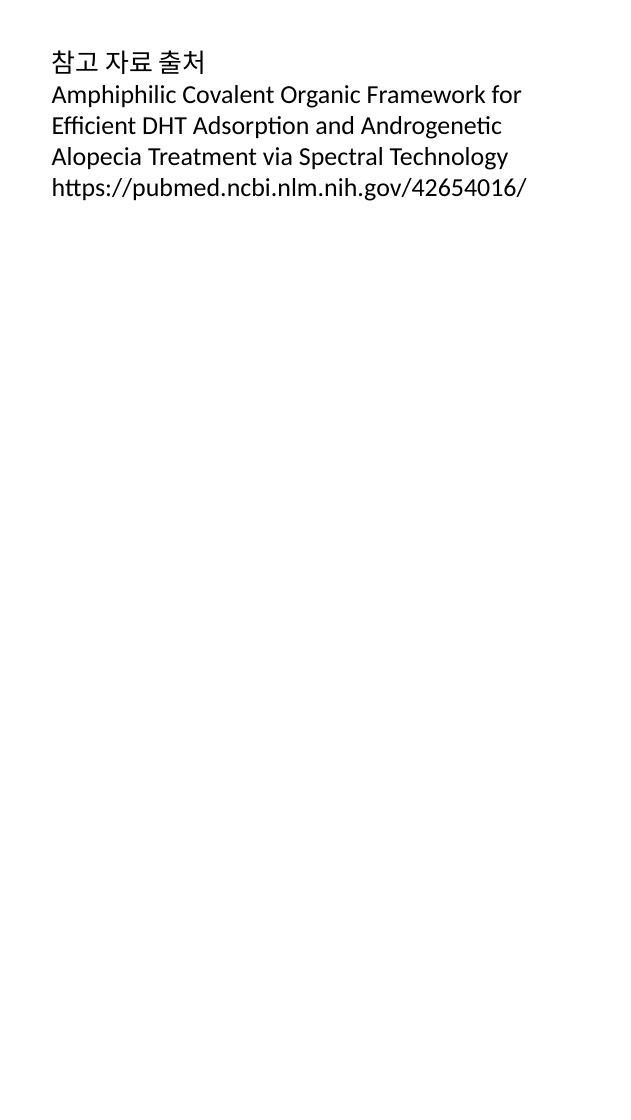
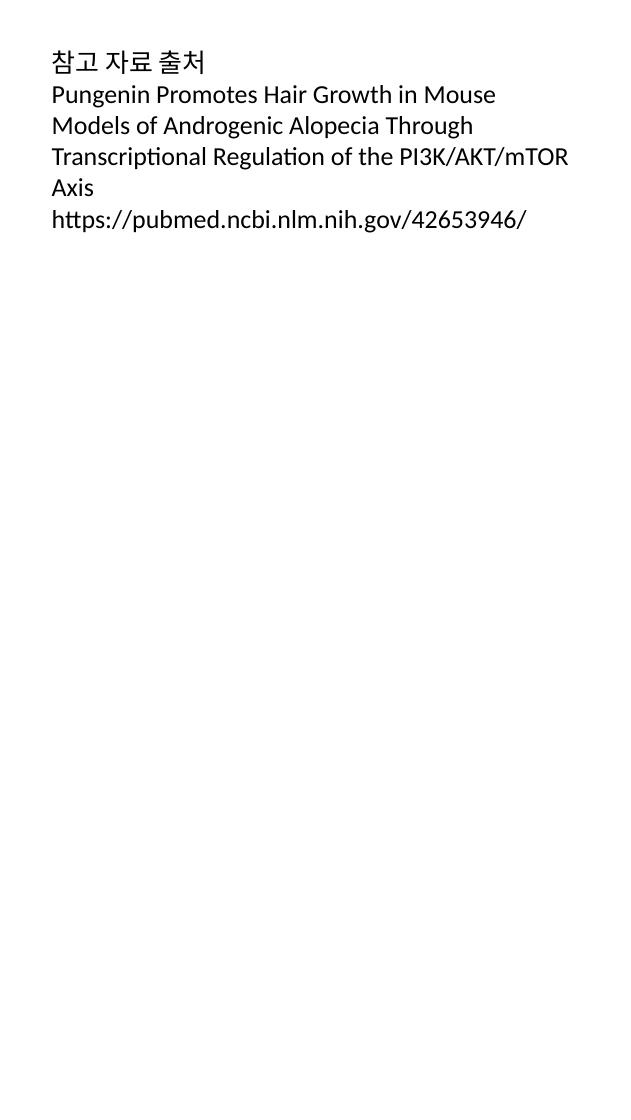
Before and after one commit to hyokang2010-BJ-ANTH/product-builder-test, a slide deck: slide 7 of data/2026-08-29/slides.pptx. Drawn at 631x1120 pixels with LibreOffice and Linux fonts; fonts in the diff are those of the drawing. Boxes give left, top, right and bottom in pixels: in the first picture for what was removed or moved away, otherwise in the second. Text is boxed around its words. In the diff, an @@ line names an element or a change of style, - is before the commit and + after.

```diff
--- a/data/2026-08-29/slides.pptx
+++ b/data/2026-08-29/slides.pptx
@@ text at bbox=[52, 85, 568, 233]: text changed @@
-Amphiphilic Covalent Organic Framework for Efficient DHT Adsorption and Androgenetic Alopecia Treatment via Spectral Technology
-https://pubmed.ncbi.nlm.nih.gov/42654016/
+Pungenin Promotes Hair Growth in Mouse Models of Androgenic Alopecia Through Transcriptional Regulation of the PI3K/AKT/mTOR Axis
+https://pubmed.ncbi.nlm.nih.gov/42653946/
```
Also in this commit, not shown: 17 other files.
